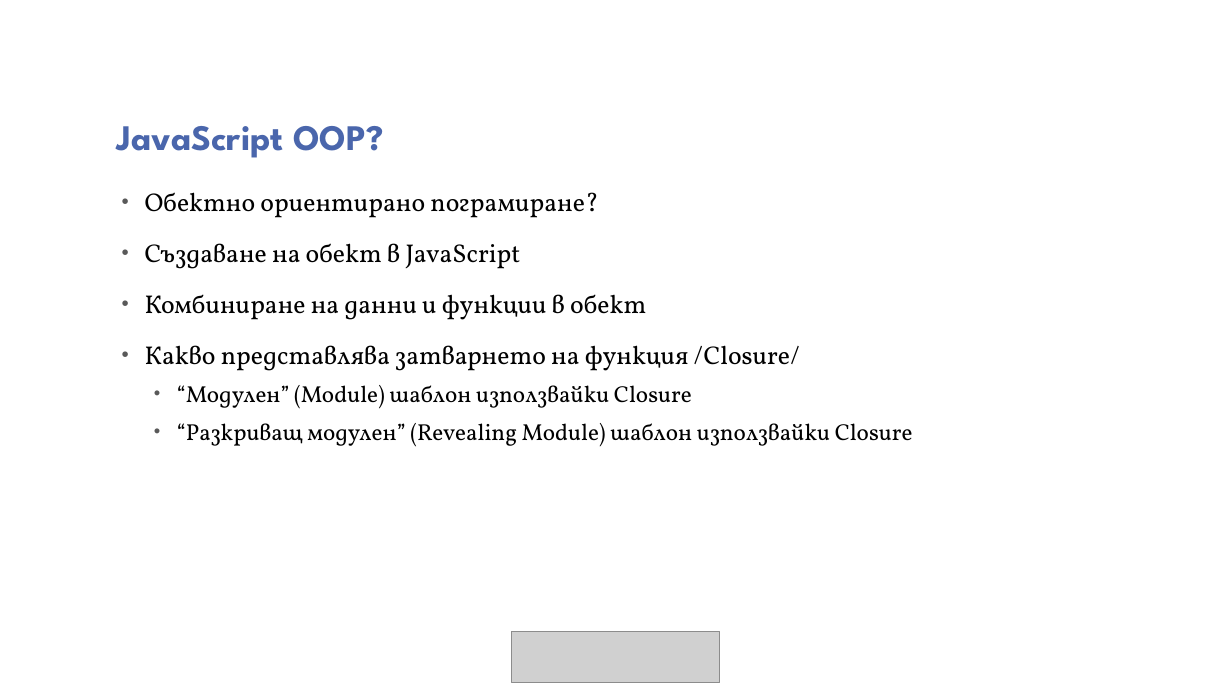
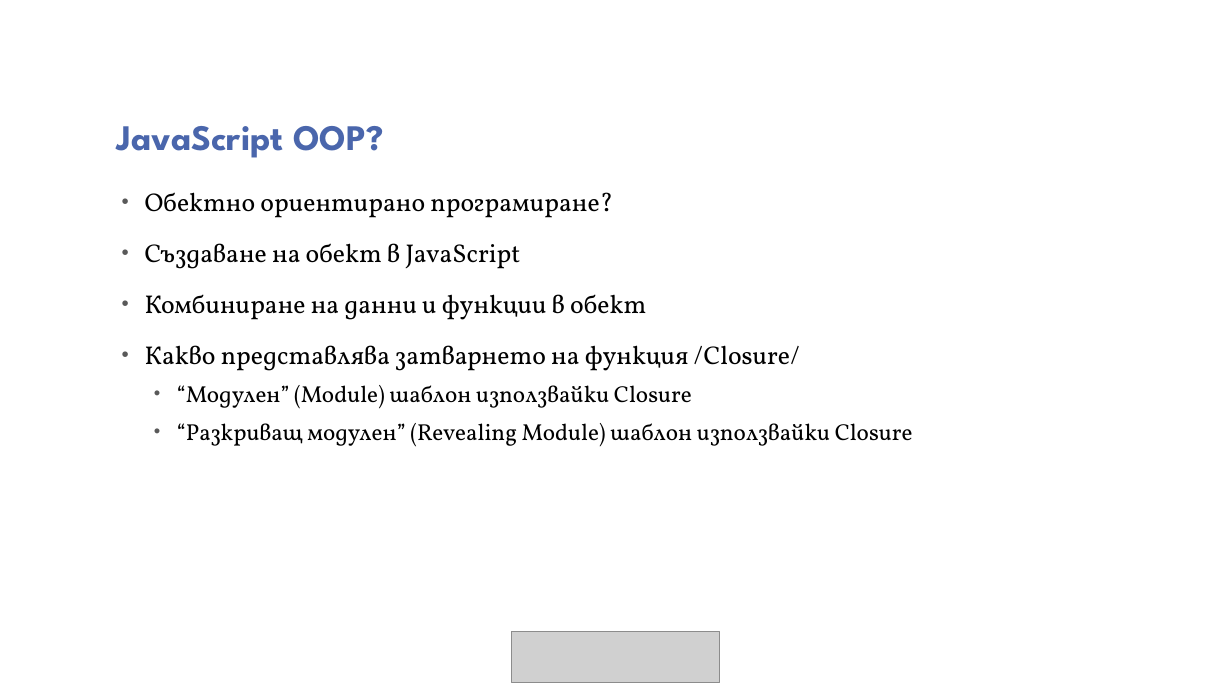
Before and after one commit to CoderDojoBulgaria/CoderDojo-2018-Autumn, a slide deck: slide 2 of Muzeiko/JavaScript_SPA_using_NodeJS/02_Meeting_20_October_2018/JavaScript_Object_Oriented_Programming_Basics.pptx. Drawn at 1232x693 pixels with LibreOffice and Linux fonts; fonts in the diff are those of the drawing; grey boxes stand for pictures; background and template pictures are left out. Boxes give left, top, right and bottom in pixels: in the first picture for what was removed or moved away, otherwise in the second. Text is boxed around its words. In the diff, an @@ line names an element or a change of style, - is before the commit and + after.

Commit message:
JavaScript OOP Basics - Presentation Update #2

```diff
--- a/Muzeiko/JavaScript_SPA_using_NodeJS/02_Meeting_20_October_2018/JavaScript_Object_Oriented_Programming_Basics.pptx
+++ b/Muzeiko/JavaScript_SPA_using_NodeJS/02_Meeting_20_October_2018/JavaScript_Object_Oriented_Programming_Basics.pptx
@@ text at [145,192,613,218]: text changed @@
-• Обектно ориентирано пограмиране?
+• Обектно ориентирано програмиране?
```
